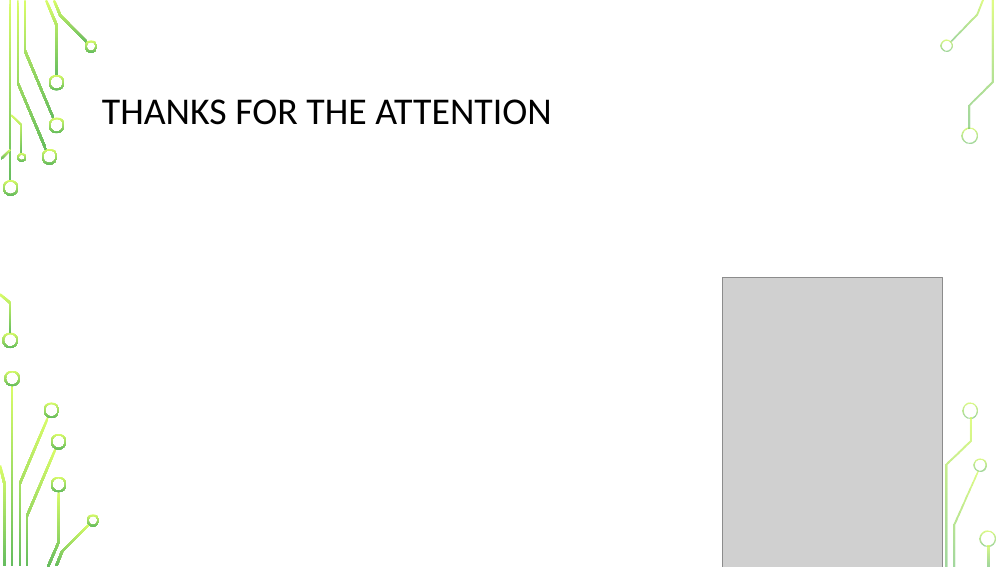
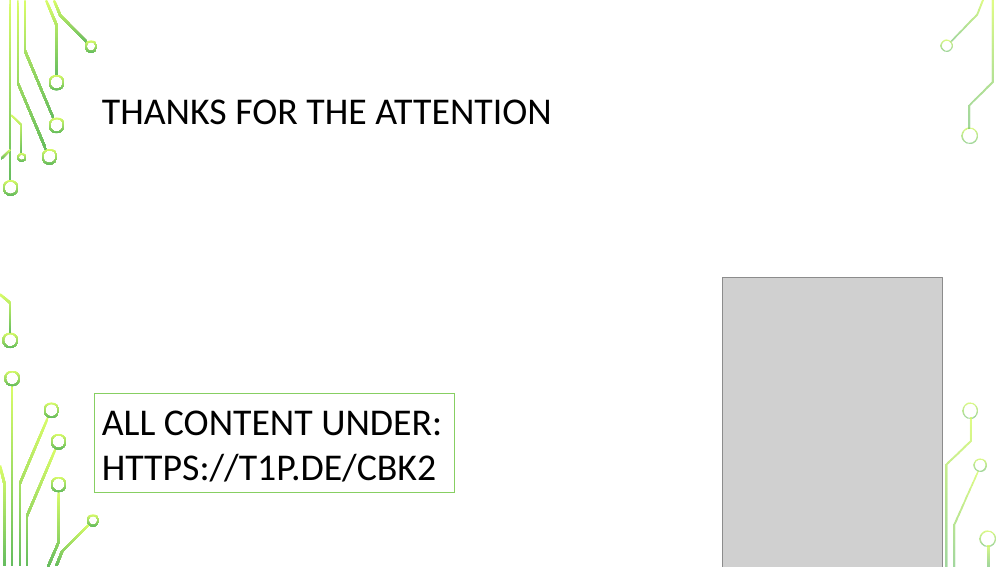
Before and after one commit to AlexanderKleine/blogdown-forcats, a slide deck: slide 11 of BookDown&Forcats.pptx. Drawn at 1008x567 pixels with LibreOffice and Linux fonts; fonts in the diff are those of the drawing; grey boxes stand for pictures; background and template pictures are left out. Boxes give left, top, right and bottom in pixels: in the first picture for what was removed or moved away, otherwise in the second. Text is boxed around its words. In the diff, an @@ line names an element or a change of style, - is before the commit and + after.

```diff
--- a/BookDown&Forcats.pptx
+++ b/BookDown&Forcats.pptx
@@ rectangle added at <box>95,394,454,493</box>, outline #87CF62 0.75 pt, 36 pt, text #000000 @@
+ALL CONTENT UNDER:
+HTTPS://T1P.DE/CBK2
```
Also in this commit, not shown: 2 other files.
